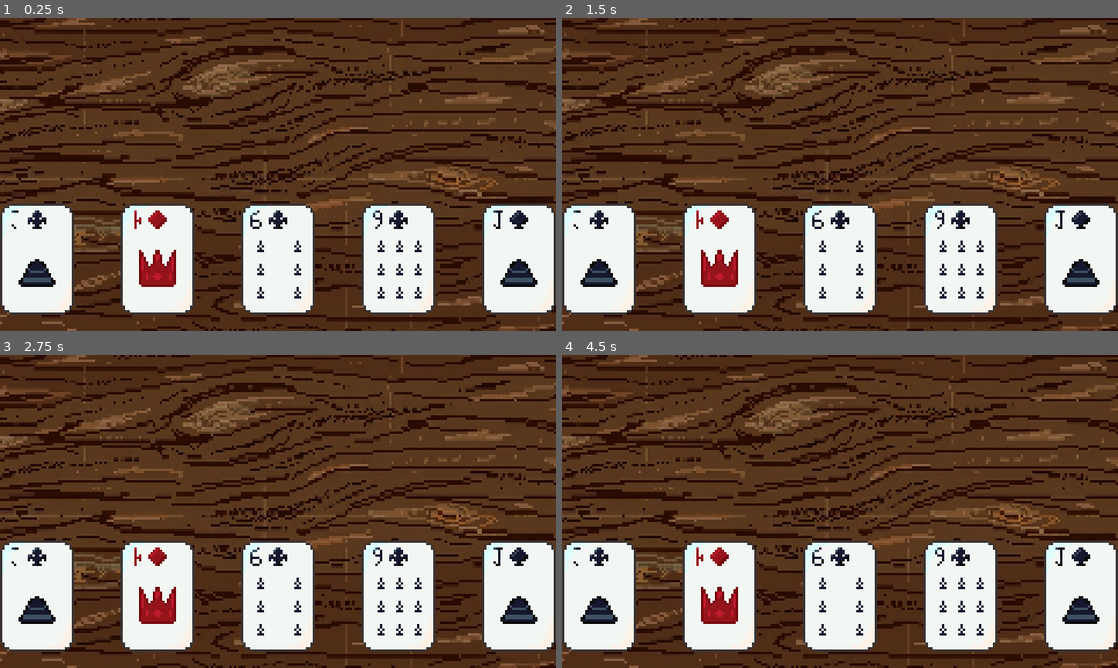
Above: before the commit, frames 1-4 (two rows, left to right).
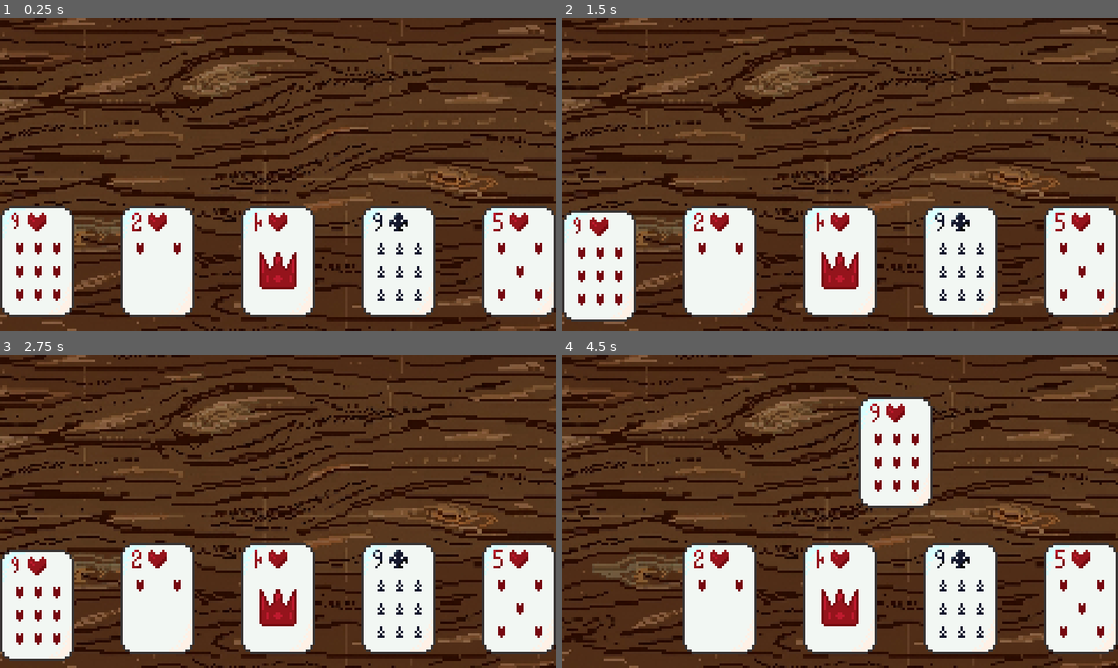
Above: after the commit, the same moments.

Repository: TESTLYgribble/CRAD
Game: Godot game, scene res://Scenes/main.tscn
Same seed, same stepped clock (60 frames per second), same inputs: the game is played once before the commit and once after it.
Inputs (mouse positions are in pixels of both pictures, inside the frame that each line leads up to):
- Up to frame 1 (0.25 s): no input
- Up to frame 2 (1.5 s): click (600, 262) at 0.52 s; click (600, 265) at 1.27 s
- Up to frame 3 (2.75 s): click (38, 602) at 2.02 s
- Up to frame 4 (4.5 s): tap Enter at 2.75, 4.25 s; move the mouse to (962, 495) at 2.77 s; tap Space at 3.5 s; move the mouse to (728, 527) at 3.52 s; move the mouse to (895, 442) at 4.27 s

The runs differ from the first frame. In frame 1, 6.2% of the frame differs, in the area x 0-100%, y 59-96%; in frame 2, 6.7%; in frame 3, 6.9%; in frame 4, 14%, in the area x 0-100%, y 13-96%.

Commit message:
added indices for cards and implemented draggability of cards

Diff:
--- /dev/null
+++ b/Scenes/UserInterface.tscn
@@ -0,0 +1,15 @@
+[gd_scene format=3 uid="uid://tir3g87a3n2a"]
+
+[ext_resource type="Script" uid="uid://cffbovasnib8c" path="res://Scripts/user_interface.gd" id="1_ofew4"]
+
+[node name="User Interface" type="Control" unique_id=1365567506]
+layout_mode = 3
+anchors_preset = 15
+anchor_right = 1.0
+anchor_bottom = 1.0
+offset_top = 1.0
+grow_horizontal = 2
+grow_vertical = 2
+
+[node name="Card_Hand" type="Node2D" parent="." unique_id=643259707]
+script = ExtResource("1_ofew4")
--- a/Scenes/card.tscn
+++ b/Scenes/card.tscn
@@ -249,6 +249,11 @@
 z_index = 1
 script = ExtResource("1_xnv4g")
 
+[node name="CardDragBox" type="Button" parent="." unique_id=1366979275]
+self_modulate = Color(1, 1, 1, 0)
+offset_right = 32.0
+offset_bottom = 48.0
+
 [node name="whiteCard" type="Sprite2D" parent="." unique_id=1277861294]
 texture_filter = 1
 position = Vector2(16, 24)
@@ -279,3 +284,6 @@
 tile_set = SubResource("TileSet_kvrdl")
 occlusion_enabled = false
 script = ExtResource("7_pyy63")
+
+[connection signal="button_down" from="CardDragBox" to="." method="_on_button_button_down"]
+[connection signal="button_up" from="CardDragBox" to="." method="_on_button_button_up"]
--- a/Scripts/card.gd
+++ b/Scripts/card.gd
@@ -7,6 +7,7 @@
 @onready var card_value = get_node_or_null("whiteCard/Card_Value")
 @onready var card_face = get_node_or_null("whiteCard/Card_face/Card_face_pattern")
 
+
 var card_color : ShaderMaterial
 var rnd_info: Array[int]
 var card_info = {
@@ -15,6 +16,28 @@
 	num_index = 0,
 	sym_index = 0
 }
+
+var isCardDragged = false
+var cardDragOffset = Vector2(0,0)
+
+func _process(_delta: float) -> void:
+	if isCardDragged:
+		position = get_global_mouse_position() - cardDragOffset
+
+
+
+func _on_button_button_down() -> void:
+	isCardDragged = true
+	cardDragOffset = get_global_mouse_position() - global_position
+
+
+func _on_button_button_up() -> void:
+	isCardDragged = false
+
+
+
+
+
 
 func GenerateCard() -> void:
 	if card_value and card_value.material:
--- a/Scripts/main.gd
+++ b/Scripts/main.gd
@@ -7,38 +7,20 @@
 var gen_hand: Array = []
 
 @export var new_Card: PackedScene = preload("res://Scenes/card.tscn")
-
-func card_spawn():
-	var Hand: Array = []
-
-	while Hand.size() < 5:
-		var card = new_Card.instantiate()
-		add_child(card)
-		card.GenerateCard()
-
-		var cardDets = str(card.card_info.num) + str(card.card_info.type)
-
-		# Skip duplicates
-		if Hand.has(cardDets):
-			print("Duplicate generated:", cardDets) #for Debug
-			card.queue_free()
-			continue
-
-		Hand.append(cardDets)
-
-		card.position = Vector2(
-			cardPos_X + ((Hand.size() - 1) * cardOffset),
-			cardPos_Y
-		)
-
-
-
-	gen_hand.append(Hand)
+@export var new_card_Place: PackedScene = preload("res://Scenes/UserInterface.tscn")
 
 func debug_info():
 	print("Current Hand:", gen_hand)
 
+func GUIsettings():
+	var card_Place = new_card_Place.instantiate()
+	add_child(card_Place)
+	var deckHand = card_Place.get_node("Card_Hand")
+	var Hand = deckHand.card_spawn(0,80)
+	gen_hand.append(Hand)
+
+
 func _ready() -> void:
 	randomize()
-	card_spawn()
+	GUIsettings()
 	debug_info()
--- /dev/null
+++ b/Scripts/user_interface.gd
@@ -0,0 +1,40 @@
+extends Node2D
+
+@export var new_Card: PackedScene = preload("res://Scenes/card.tscn")
+
+
+func card_spawn(cardPos_X:int,cardPos_Y:int):
+	var Hand: Array = []
+	const cardOffset: int = 52
+	const maxHandSize = 5
+
+	while Hand.size() < maxHandSize:
+		var card = new_Card.instantiate()
+		card.name = "Card_%d" % Hand.size()
+		add_child(card)
+		card.GenerateCard()
+
+		var cardDets = str(card.card_info.num) + str(card.card_info.type)
+
+
+		# Skip duplicates
+		if Hand.has(cardDets):
+			print("Duplicate generated:", cardDets) #for Debug
+			card.queue_free()
+			continue
+
+		Hand.append(cardDets)
+		card.position = Vector2(cardPos_X + ((Hand.size() - 1) * cardOffset),cardPos_Y)
+
+	var children = get_children()
+
+	for crd in range(children.size()):
+		var card = children[crd]
+
+		var normalized_index := 0.0
+		if children.size() > 1:
+			normalized_index = float(crd) / float(children.size() - 1)
+
+		print(card.name," pos=", card.position," index=", normalized_index)
+
+	return Hand
Binary file changed: Art/CradnewAssets.png
Not shown, added: Scripts/user_interface.gd.uid
